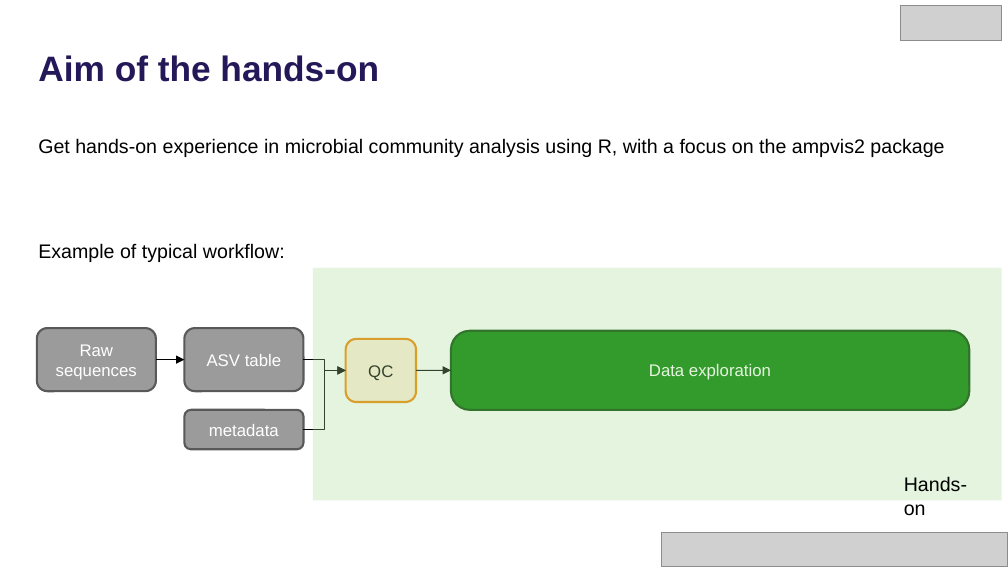
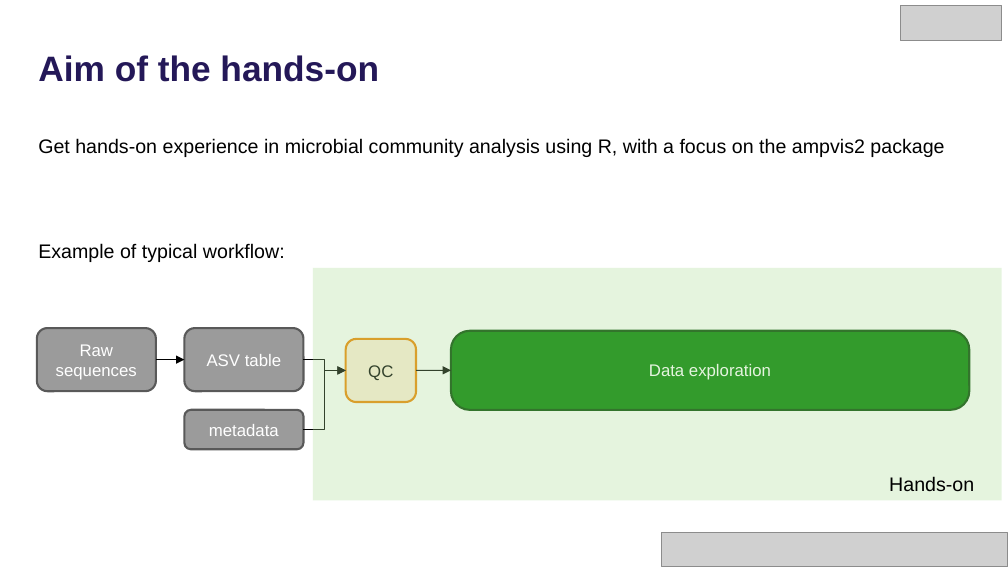
Before and after one commit to mpeces/MiDAS_course_2025, a slide deck: slide 3 of presentations/Hands-on_Setup.pptx. Drawn at 1008x567 pixels with LibreOffice and Linux fonts; fonts in the diff are those of the drawing; grey boxes stand for pictures. Boxes give left, top, right and bottom in pixels: in the first picture for what was removed or moved away, otherwise in the second. Text is boxed around its words. In the diff, an @@ line names an element or a change of style, - is before the commit and + after.

```diff
--- a/presentations/Hands-on_Setup.pptx
+++ b/presentations/Hands-on_Setup.pptx
@@ text "Hands-on" rewrapped from (x1=904, y1=476, x2=967, y2=516) to (x1=889, y1=476, x2=974, y2=492) @@
```
Also in this commit, not shown: 5 other slides changed.
